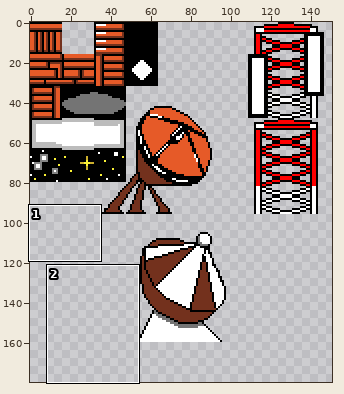
Pixel-art file, stored at assets/sprites/tilesets/stage1_tileset2.aseprite. The picture above shows the old version from afar; the outline marks the close-up.
Close-up. Old version:
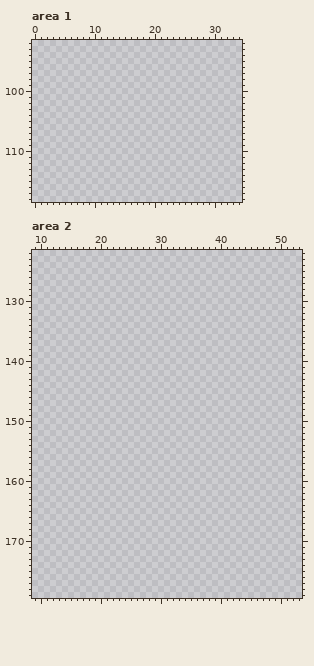
300x300 pixels, 1 frame. Shown: area 1: x 0..34, y 92..118; area 2: x 9..53, y 122..179. The wide view leaves out empty margins.
After:
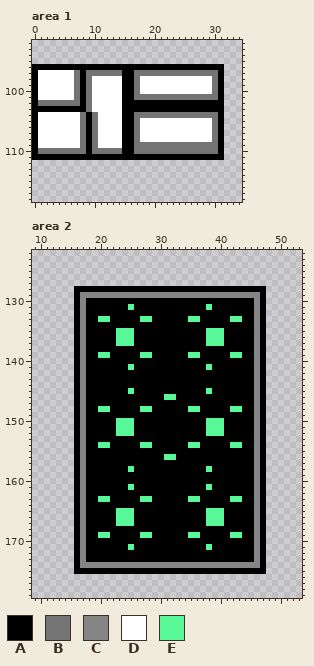
Palette (. is transparent): A #000000  B #747474  C #858585  D #ffffff  E #58f898
Changes in this commit:
Changed rows in their new state; - is an unchanged pixel.
Area 1, layer "Layer":
first column x 0:
 96 AAAAAAAAAAAAAAAAAAAAAAAAAAAAAAAA
 97 ADDDDDDBABBBBBBAABBBBBBBBBBBBBBA
 98 ADDDDDDBABDDDDDAABDDDDDDDDDDDDBA
 99 ADDDDDDBABDDDDDAABDDDDDDDDDDDDBA
100 ADDDDDDBABDDDDDAABDDDDDDDDDDDDBA
101 ADDDDDDBABDDDDDAABBBBBBBBBBBBBBA
102 ABBBBBBBABDDDDDAAAAAAAAAAAAAAAAA
103 AAAAAAAAABDDDDDAAAAAAAAAAAAAAAAA
104 ADDDDDDDBABDDDDAABBBBBBBBBBBBBBA
105 ADDDDDDDBABDDDDAABDDDDDDDDDDDDBA
106 ADDDDDDDBABDDDDAABDDDDDDDDDDDDBA
107 ADDDDDDDBABDDDDAABDDDDDDDDDDDDBA
108 ADDDDDDDBABDDDDAABDDDDDDDDDDDDBA
109 ADDDDDDDBABDDDDAABBBBBBBBBBBBBBA
110 ABBBBBBBBABBBBBAABBBBBBBBBBBBBBA
111 AAAAAAAAAAAAAAAAAAAAAAAAAAAAAAAA
Area 2, layer "Layer":
first column x 16:
128 AAAAAAAAAAAAAAAAAAAAAAAAAAAAAAAA
129 ACCCCCCCCCCCCCCCCCCCCCCCCCCCCCCA
130 ACAAAAAAAAAAAAAAAAAAAAAAAAAAAACA
131 ACAAAAAAAEAAAAAAAAAAAAEAAAAAAACA
132 ACAAAAAAAAAAAAAAAAAAAAAAAAAAAACA
133 ACAAEEAAAAAEEAAAAAAEEAAAAAEEAACA
134 ACAAAAAAAAAAAAAAAAAAAAAAAAAAAACA
135 ACAAAAAEEEAAAAAAAAAAAAEEEAAAAACA
136 ACAAAAAEEEAAAAAAAAAAAAEEEAAAAACA
137 ACAAAAAEEEAAAAAAAAAAAAEEEAAAAACA
138 ACAAAAAAAAAAAAAAAAAAAAAAAAAAAACA
139 ACAAEEAAAAAEEAAAAAAEEAAAAAEEAACA
140 ACAAAAAAAAAAAAAAAAAAAAAAAAAAAACA
141 ACAAAAAAAEAAAAAAAAAAAAEAAAAAAACA
142 ACAAAAAAAAAAAAAAAAAAAAAAAAAAAACA
143 ACAAAAAAAAAAAAAAAAAAAAAAAAAAAACA
144 ACAAAAAAAAAAAAAAAAAAAAAAAAAAAACA
145 ACAAAAAAAEAAAAAAAAAAAAEAAAAAAACA
146 ACAAAAAAAAAAAAAEEAAAAAAAAAAAAACA
147 ACAAAAAAAAAAAAAAAAAAAAAAAAAAAACA
148 ACAAEEAAAAAEEAAAAAAEEAAAAAEEAACA
149 ACAAAAAAAAAAAAAAAAAAAAAAAAAAAACA
150 ACAAAAAEEEAAAAAAAAAAAAEEEAAAAACA
151 ACAAAAAEEEAAAAAAAAAAAAEEEAAAAACA
152 ACAAAAAEEEAAAAAAAAAAAAEEEAAAAACA
153 ACAAAAAAAAAAAAAAAAAAAAAAAAAAAACA
154 ACAAEEAAAAAEEAAAAAAEEAAAAAEEAACA
155 ACAAAAAAAAAAAAAAAAAAAAAAAAAAAACA
156 ACAAAAAAAAAAAAAEEAAAAAAAAAAAAACA
157 ACAAAAAAAAAAAAAAAAAAAAAAAAAAAACA
158 ACAAAAAAAEAAAAAAAAAAAAEAAAAAAACA
159 ACAAAAAAAAAAAAAAAAAAAAAAAAAAAACA
160 ACAAAAAAAAAAAAAAAAAAAAAAAAAAAACA
161 ACAAAAAAAEAAAAAAAAAAAAEAAAAAAACA
162 ACAAAAAAAAAAAAAAAAAAAAAAAAAAAACA
163 ACAAEEAAAAAEEAAAAAAEEAAAAAEEAACA
164 ACAAAAAAAAAAAAAAAAAAAAAAAAAAAACA
165 ACAAAAAEEEAAAAAAAAAAAAEEEAAAAACA
166 ACAAAAAEEEAAAAAAAAAAAAEEEAAAAACA
167 ACAAAAAEEEAAAAAAAAAAAAEEEAAAAACA
168 ACAAAAAAAAAAAAAAAAAAAAAAAAAAAACA
169 ACAAEEAAAAAEEAAAAAAEEAAAAAEEAACA
170 ACAAAAAAAAAAAAAAAAAAAAAAAAAAAACA
171 ACAAAAAAAEAAAAAAAAAAAAEAAAAAAACA
172 ACAAAAAAAAAAAAAAAAAAAAAAAAAAAACA
173 ACAAAAAAAAAAAAAAAAAAAAAAAAAAAACA
174 ACCCCCCCCCCCCCCCCCCCCCCCCCCCCCCA
175 AAAAAAAAAAAAAAAAAAAAAAAAAAAAAAAA
Where, in picture pixels (left, top, right, bottom), the same in both close-ups:
added: (32, 64, 224, 160)
added: (74, 286, 266, 574)
